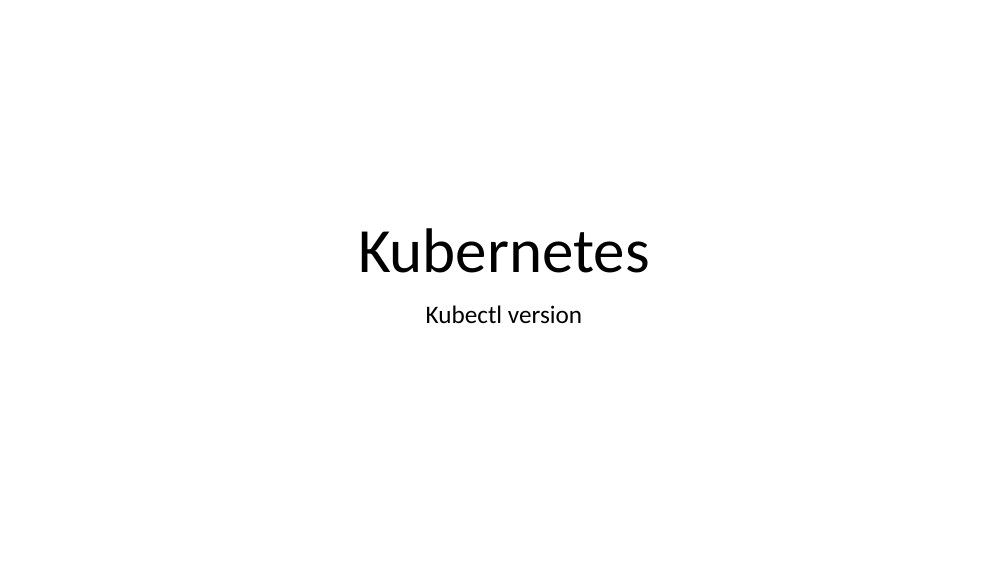
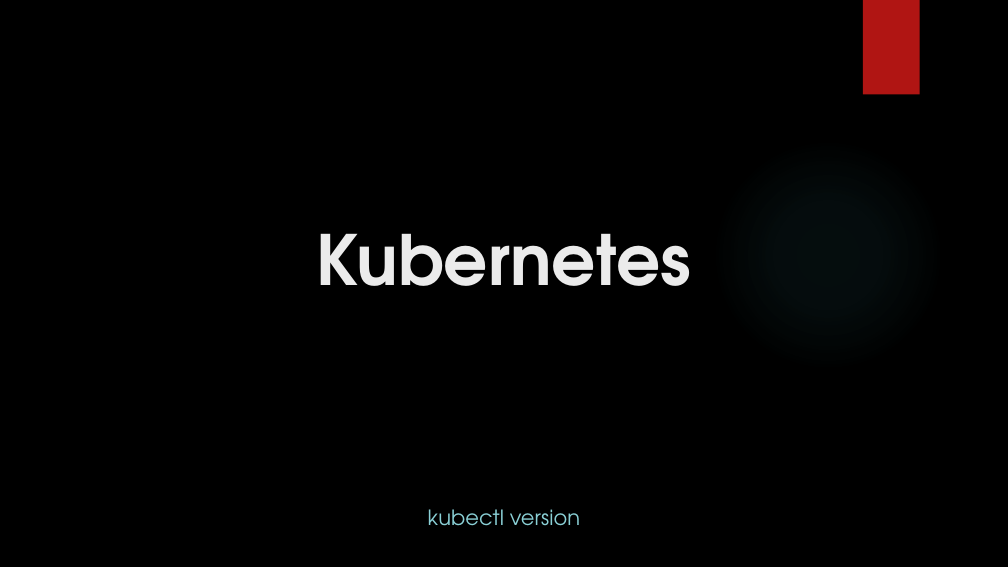
Before and after one commit to AlqamaShuja/Microservices, a slide deck: slide 1 of Kubernetes.pptx. Drawn at 1008x567 pixels with LibreOffice and Linux fonts; fonts in the diff are those of the drawing; background and template pictures are left out. Boxes give left, top, right and bottom in pixels: in the first picture for what was removed or moved away, otherwise in the second. Text is boxed around its words. In the diff, an @@ line names an element or a change of style, - is before the commit and + after.

```diff
--- a/Kubernetes.pptx
+++ b/Kubernetes.pptx
@@ background #FFFFFF to picture (left out) @@
@@ rectangle added at bbox=[863, 0, 920, 95], fill #B01513 @@
@@ ellipse added at bbox=[712, 138, 944, 371], fill gradient #50B9C1 @@
@@ title "Kubernetes": place and size @@
-title "Kubernetes" at bbox=[358, 228, 650, 273]
+title "Kubernetes" at bbox=[317, 233, 692, 286]
@@ title "Kubernetes" at bbox=[317, 233, 692, 286]: size 60 to 66 pt, font Calibri to TeX Gyre Adventor, text colour #000000 to #EBEBEB, bold on; line spacing 0.9 to 1 @@
@@ subtitle at bbox=[428, 509, 580, 526]: text changed; size 24 to 20 pt; font Calibri to TeX Gyre Adventor; text colour #000000 to #8AD0D6 @@
-Kubectl version
+kubectl version
```
Also in this commit, not shown: 2 other slides changed, 6 slides added, 18 other files.
